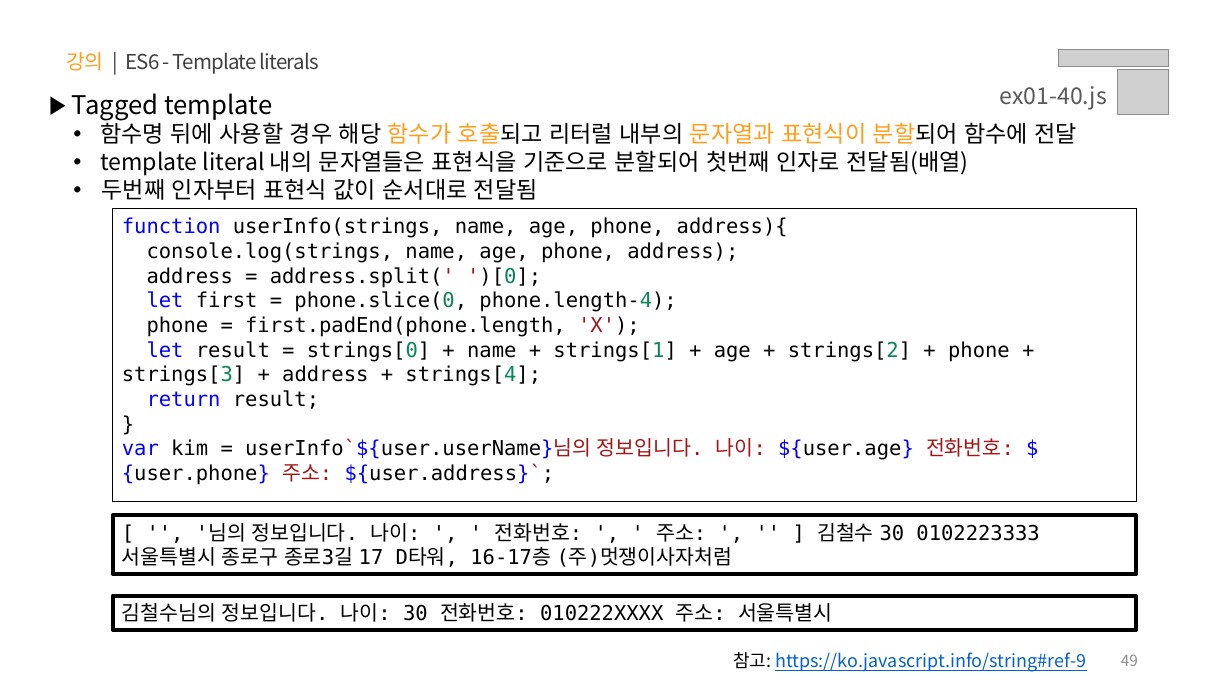
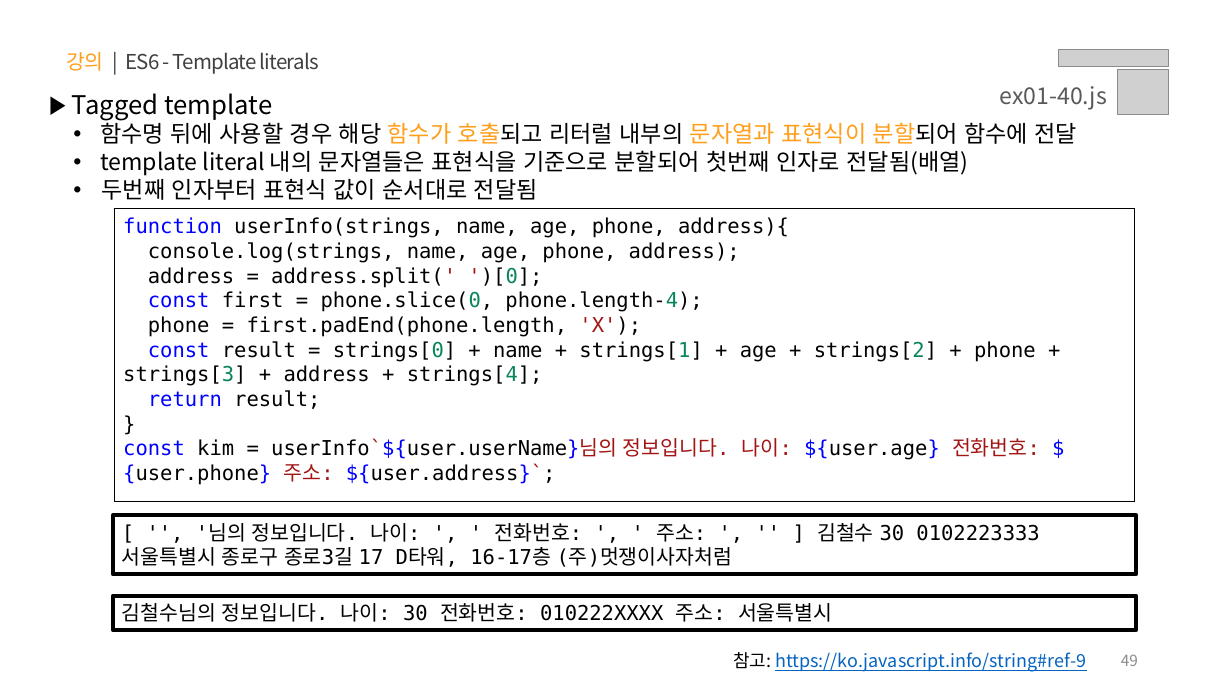
Before and after one commit to yebin-jeong/learn-js, a slide deck: slide 49 of PPT/01.자바스크립트 - 기초 문법.pptx. Drawn at 1232x693 pixels with LibreOffice and Linux fonts; fonts in the diff are those of the drawing; grey boxes stand for pictures. Boxes give left, top, right and bottom in pixels: in the first picture for what was removed or moved away, otherwise in the second. Text is boxed around its words. In the diff, an @@ line names an element or a change of style, - is before the commit and + after.

```diff
--- a/PPT/01.자바스크립트 - 기초 문법.pptx
+++ b/PPT/01.자바스크립트 - 기초 문법.pptx
@@ text in rectangle at box(148, 291, 702, 312): text changed @@
-let first = phone.slice(0, phone.length-4);
+const first = phone.slice(0, phone.length-4);
@@ text in rectangle at box(123, 341, 1036, 386): text changed @@
-let result = strings[0] + name + strings[1] + age + strings[2] + phone + strings[3] + address + strings[4];
+const result = strings[0] + name + strings[1] + age + strings[2] + phone + strings[3] + address + strings[4];
@@ text in rectangle at box(123, 438, 1040, 485): text changed @@
-var kim = userInfo`${user.userName}님의 정보입니다. 나이: ${user.age} 전화번호: ${user.phone} 주소: ${user.address}`;
+const kim = userInfo`${user.userName}님의 정보입니다. 나이: ${user.age} 전화번호: ${user.phone} 주소: ${user.address}`;
```
Also in this commit, not shown: 5 other slides changed.
